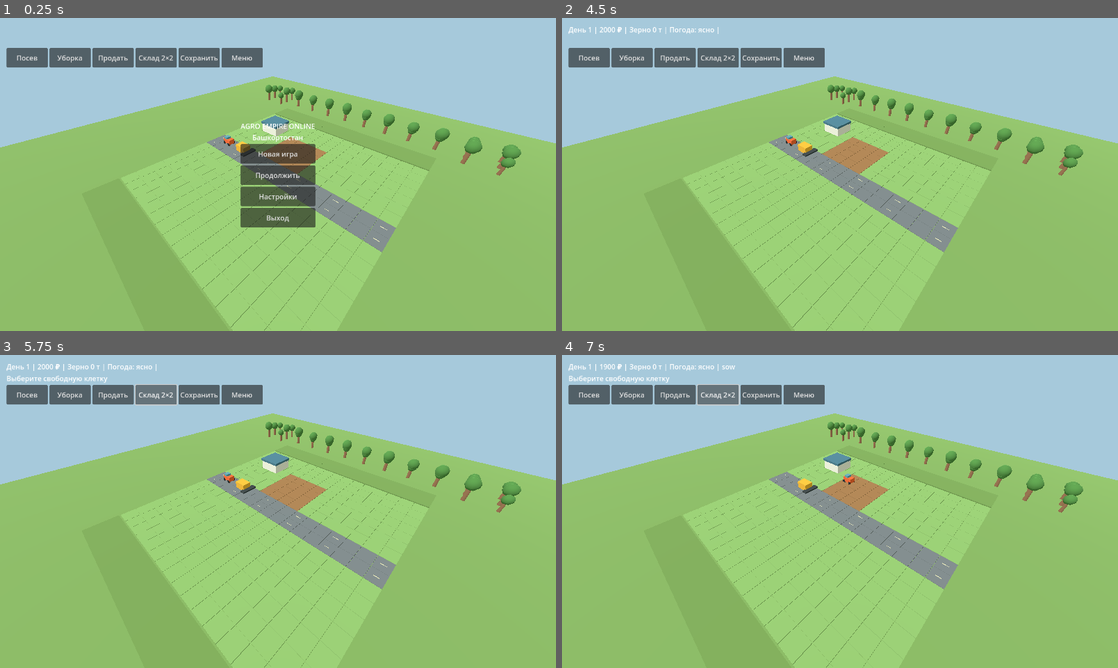
Above: before the commit, frames 1-4 (two rows, left to right).
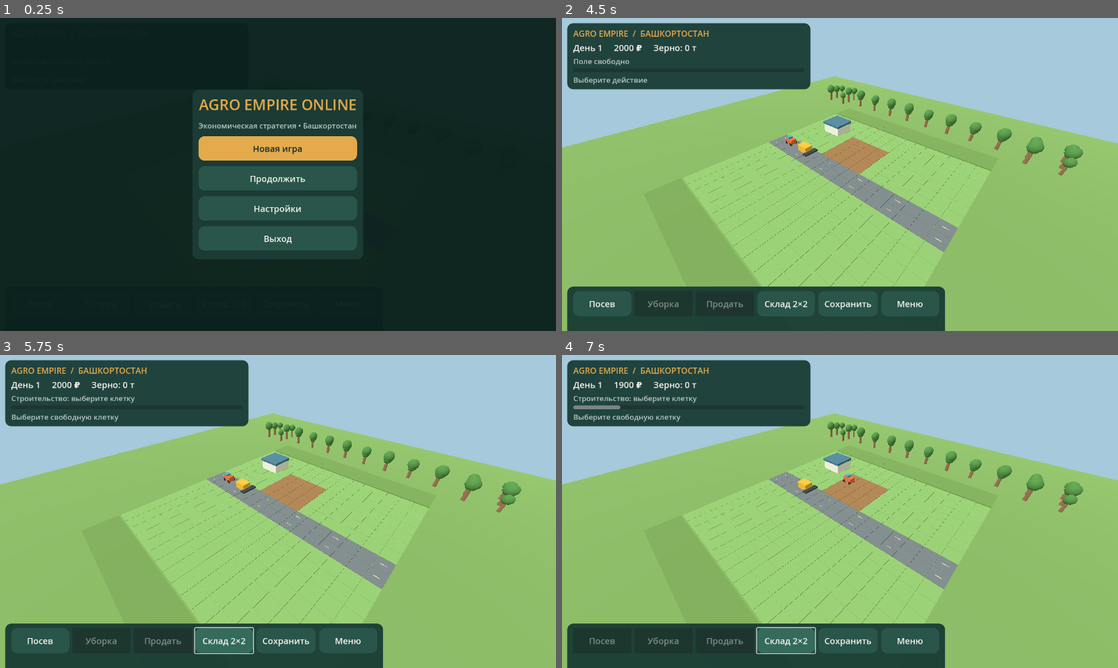
Above: after the commit, the same moments.

Repository: maillunex-lang/fermabash
Game: Godot game, scene res://scenes/Main.tscn
The game is run twice, just before and just after one commit, with the same random seed, the same clock (stepped at 60 frames per second) and the same inputs.
Inputs:
- Up to frame 1 (0.25 s): no input
- Up to frame 2 (4.5 s): click "Посев" at 0.5 s; click "Уборка" at 1.25 s; click "Продать" at 2 s; click "Сохранить" at 2.75 s; click "Меню" at 3.5 s; click "Продолжить" at 4.25 s
- Up to frame 3 (5.75 s): click "Склад 2×2" at 5 s
- Up to frame 4 (7 s): click "Посев" at 5.75 s; click "Склад 2×2" at 6.5 s

The runs differ from the first frame. In frame 1, 100% of the frame differs, in the area x 0-100%, y 0-100%; in frame 2, 19%; in frame 3, 19%; in frame 4, 19%.

Commit message:
feat: stage 2.2 responsive Russian game interface
* feat(stage2.2): add adaptive Russian strategy HUD and menu

* feat(stage2.2): wire Russian HUD and menu to existing gameplay

* fix(stage2.2): explicit UI stage label type

* fix(stage2.2): avoid resizing full-anchor menu overlay

* test(stage2.2): verify Russian UI actions menu and save continuity

* ci(stage2.2): add UI regression test to CI and Android build

* ci(stage2.2): add UI regression test to CI and Android build

* docs(stage2.2): record interface scope tests and remaining device checks

Diff:
--- a/scripts/main.gd
+++ b/scripts/main.gd
@@ -6,6 +6,7 @@
 const GameClock = preload("res://scripts/systems/game_clock.gd")
 const FarmEnvironment = preload("res://scripts/visuals/farm_environment.gd")
 const StrategyCamera = preload("res://scripts/camera/strategy_camera.gd")
+const GameUI = preload("res://scripts/ui/game_ui.gd")
 var elapsed_seconds := 0.0
 var cash := 2000
 var grain := 0
@@ -20,7 +21,7 @@
 var cam: Camera3D
 var hud: Label
 var status: Label
-var menu: CenterContainer
+var game_ui: CanvasLayer
 var tractor: Node3D
 var harvester: Node3D
 var camera_rig = StrategyCamera.new()
@@ -48,50 +49,28 @@
  add_child(cam)
  cam.current = true
  _camera()
- var ui := CanvasLayer.new()
- ui.name = "GameUI"
- add_child(ui)
- var root := Control.new()
- root.set_anchors_and_offsets_preset(Control.PRESET_FULL_RECT)
- ui.add_child(root)
- var panel := VBoxContainer.new()
- panel.position = Vector2(15,15)
- root.add_child(panel)
- hud = Label.new()
- panel.add_child(hud)
- status = Label.new()
- panel.add_child(status)
- var actions := HBoxContainer.new()
- panel.add_child(actions)
- _button(actions,"Посев",func(): _job("sow"))
- _button(actions,"Уборка",func(): _job("harvest"))
- _button(actions,"Продать",_sell)
- _button(actions,"Склад 2×2",_start_build)
- _button(actions,"Сохранить",_save)
- _button(actions,"Меню",_menu)
+ game_ui = GameUI.new()
+ add_child(game_ui)
+ hud = game_ui.stats
+ status = game_ui.message
+ game_ui.action_requested.connect(_ui_action)
  _draw()
  _menu()
-func _button(parent: Node,label: String,callback: Callable) -> void:
- var b := Button.new()
- b.text = label
- b.custom_minimum_size = Vector2(95,45)
- parent.add_child(b)
- b.pressed.connect(callback)
+func _ui_action(action: String) -> void:
+ match action:
+  "sow": _job("sow")
+  "harvest": _job("harvest")
+  "sell": _sell()
+  "build": _start_build()
+  "save": _save()
+  "menu": _menu()
+  "new": _new()
+  "continue": _continue()
+  "settings": status.text = "Звук выключен. Настройки появятся позже."
+  "quit": get_tree().quit()
 func _menu() -> void:
  running = false
- menu = CenterContainer.new()
- menu.set_anchors_and_offsets_preset(Control.PRESET_FULL_RECT)
- get_node("GameUI").add_child(menu)
- var box := VBoxContainer.new()
- menu.add_child(box)
- var title := Label.new()
- title.text = "AGRO EMPIRE ONLINE\nБашкортостан"
- title.horizontal_alignment = HORIZONTAL_ALIGNMENT_CENTER
- box.add_child(title)
- _button(box,"Новая игра",func(): _new())
- _button(box,"Продолжить",_continue)
- _button(box,"Настройки",func(): status.text = "Звук: выключен")
- _button(box,"Выход",func(): get_tree().quit())
+ game_ui.show_menu()
 func _continue() -> void:
  if FileAccess.file_exists(SAVE):
   _load()
@@ -99,7 +78,7 @@
  else:
   _new()
 func _close() -> void:
- menu.queue_free()
+ game_ui.hide_menu()
  running = true
 func _new() -> void:
  cash = 2000
@@ -205,7 +184,7 @@
    progress = 0.0
    status.text = "Пшеница созрела"
    _draw()
- hud.text = "День %d | %d ₽ | Зерно %d т | Погода: ясно | %s" % [day,cash,grain,job]
+ game_ui.update_hud(day,cash,grain,stage,job,progress,build)
 func _camera() -> void:
  camera_rig.apply(cam)
 func _pick_cell(position: Vector2) -> void:
--- /dev/null
+++ b/scripts/ui/game_ui.gd
@@ -0,0 +1,150 @@
+extends CanvasLayer
+## Russian-language adaptive HUD and menu. All game actions are emitted as signals.
+signal action_requested(action: String)
+var stats: Label
+var message: Label
+var task: Label
+var progress_bar: ProgressBar
+var menu_overlay: ColorRect
+var menu_buttons: Dictionary = {}
+var action_buttons: Dictionary = {}
+var info_panel: PanelContainer
+var actions_panel: PanelContainer
+var title_label: Label
+var main_root: Control
+
+const BG := Color("132b28")
+const PANEL := Color("183a34",0.94)
+const ACCENT := Color("e4aa4b")
+const TEXT := Color("f5f2e9")
+const MUTED := Color("b8c9c1")
+
+func _ready() -> void:
+ name = "GameUI"
+ main_root = Control.new()
+ main_root.set_anchors_and_offsets_preset(Control.PRESET_FULL_RECT)
+ add_child(main_root)
+ _make_hud()
+ _make_menu()
+ get_viewport().size_changed.connect(_layout)
+ _layout()
+
+func _style(bg: Color, radius: int = 14) -> StyleBoxFlat:
+ var style := StyleBoxFlat.new()
+ style.bg_color = bg
+ style.set_corner_radius_all(radius)
+ style.content_margin_left = 14
+ style.content_margin_right = 14
+ style.content_margin_top = 10
+ style.content_margin_bottom = 10
+ return style
+
+func _label(text_value: String, size: int, color: Color = TEXT) -> Label:
+ var label := Label.new()
+ label.text = text_value
+ label.add_theme_font_size_override("font_size",size)
+ label.add_theme_color_override("font_color",color)
+ return label
+
+func _button(parent: Node, label: String, action: String, primary := false) -> Button:
+ var button := Button.new()
+ button.text = label
+ button.custom_minimum_size = Vector2(120,56)
+ button.add_theme_font_size_override("font_size",20)
+ button.add_theme_color_override("font_color",BG if primary else TEXT)
+ button.add_theme_stylebox_override("normal",_style(ACCENT if primary else Color("29554a")))
+ button.add_theme_stylebox_override("hover",_style(Color("f0c476") if primary else Color("346b5b")))
+ button.add_theme_stylebox_override("pressed",_style(Color("b88533") if primary else Color("1d473d")))
+ button.pressed.connect(func(): action_requested.emit(action))
+ parent.add_child(button)
+ return button
+
+func _make_hud() -> void:
+ info_panel = PanelContainer.new()
+ info_panel.add_theme_stylebox_override("panel",_style(PANEL))
+ main_root.add_child(info_panel)
+ var info := VBoxContainer.new()
+ info.add_theme_constant_override("separation",5)
+ info_panel.add_child(info)
+ var brand := _label("AGRO EMPIRE  /  БАШКОРТОСТАН",19,ACCENT)
+ info.add_child(brand)
+ stats = _label("",20)
+ info.add_child(stats)
+ task = _label("Хозяйство готово к работе",17,MUTED)
+ info.add_child(task)
+ progress_bar = ProgressBar.new()
+ progress_bar.custom_minimum_size.y = 9
+ progress_bar.show_percentage = false
+ progress_bar.value = 0
+ info.add_child(progress_bar)
+ message = _label("Выберите действие",17,MUTED)
+ info.add_child(message)
+ actions_panel = PanelContainer.new()
+ actions_panel.add_theme_stylebox_override("panel",_style(PANEL))
+ main_root.add_child(actions_panel)
+ var flow := GridContainer.new()
+ flow.columns = 3
+ flow.add_theme_constant_override("h_separation",8)
+ flow.add_theme_constant_override("v_separation",8)
+ actions_panel.add_child(flow)
+ for entry in [
+  ["Посев","sow"],["Уборка","harvest"],["Продать","sell"],
+  ["Склад 2×2","build"],["Сохранить","save"],["Меню","menu"]
+ ]:
+  action_buttons[entry[1]] = _button(flow,entry[0],entry[1])
+
+func _make_menu() -> void:
+ menu_overlay = ColorRect.new()
+ menu_overlay.color = Color("0a201d",0.96)
+ menu_overlay.set_anchors_and_offsets_preset(Control.PRESET_FULL_RECT)
+ main_root.add_child(menu_overlay)
+ var center := CenterContainer.new()
+ center.set_anchors_and_offsets_preset(Control.PRESET_FULL_RECT)
+ menu_overlay.add_child(center)
+ var panel := PanelContainer.new()
+ panel.custom_minimum_size = Vector2(360,390)
+ panel.add_theme_stylebox_override("panel",_style(Color("1b3b34")))
+ center.add_child(panel)
+ var box := VBoxContainer.new()
+ box.add_theme_constant_override("separation",13)
+ panel.add_child(box)
+ title_label = _label("AGRO EMPIRE ONLINE",30,ACCENT)
+ title_label.horizontal_alignment = HORIZONTAL_ALIGNMENT_CENTER
+ box.add_child(title_label)
+ var subtitle := _label("Экономическая стратегия • Башкортостан",17,MUTED)
+ subtitle.horizontal_alignment = HORIZONTAL_ALIGNMENT_CENTER
+ box.add_child(subtitle)
+ for entry in [
+  ["Новая игра","new"],["Продолжить","continue"],
+  ["Настройки","settings"],["Выход","quit"]
+ ]:
+  menu_buttons[entry[1]] = _button(box,entry[0],entry[1],entry[1] == "new")
+
+func _layout() -> void:
+ var viewport := get_viewport().get_visible_rect().size
+ var compact := viewport.x < 900
+ info_panel.position = Vector2(12,12)
+ info_panel.size = Vector2(minf(viewport.x-24,560 if not compact else viewport.x-24),0)
+ actions_panel.position = Vector2(12,viewport.y-(188 if compact else 102))
+ actions_panel.size = Vector2(minf(viewport.x-24,510 if compact else 840),0)
+ var flow := actions_panel.get_child(0) as GridContainer
+ flow.columns = 3 if compact else 6
+ for button in action_buttons.values():
+  button.custom_minimum_size = Vector2(maxf(100,(actions_panel.size.x-38)/float(flow.columns)),52 if compact else 58)
+ title_label.add_theme_font_size_override("font_size",26 if compact else 34)
+
+func show_menu() -> void:
+ menu_overlay.visible = true
+func hide_menu() -> void:
+ menu_overlay.visible = false
+func set_status(value: String) -> void:
+ message.text = value
+func update_hud(day: int, cash: int, grain: int, stage: int, job: String, progress: float, building: bool) -> void:
+ stats.text = "День %d     %d ₽     Зерно: %d т" % [day,cash,grain]
+ var stage_name: String = ["Поле свободно","Посевы растут","Урожай созрел"][clampi(stage,0,2)]
+ task.text = ("Строительство: выберите клетку" if building else ("Работа: "+("посев" if job == "sow" else "уборка") if job != "" else stage_name))
+ progress_bar.value = clampf(progress*100.0,0.0,100.0)
+ action_buttons["sow"].disabled = job != "" or stage != 0 or cash < 100
+ action_buttons["harvest"].disabled = job != "" or stage != 2
+ action_buttons["sell"].disabled = grain <= 0
+ action_buttons["build"].disabled = cash < 900
--- /dev/null
+++ b/tests/ui.gd
@@ -0,0 +1,30 @@
+extends SceneTree
+func _initialize() -> void:
+ call_deferred("_test")
+func _test() -> void:
+ var scene = load("res://scenes/Main.tscn").instantiate()
+ root.add_child(scene)
+ await process_frame
+ assert(scene.game_ui != null)
+ assert(scene.game_ui.menu_overlay.visible)
+ assert(scene.game_ui.action_buttons.size() == 6)
+ assert(scene.game_ui.menu_buttons.size() == 4)
+ scene.game_ui.action_requested.emit("new")
+ assert(scene.running)
+ assert(not scene.game_ui.menu_overlay.visible)
+ scene.game_ui.action_requested.emit("sow")
+ assert(scene.cash == 1900)
+ assert(scene.job == "sow")
+ scene.game_ui.update_hud(scene.day,scene.cash,scene.grain,scene.stage,scene.job,scene.progress,false)
+ assert(scene.game_ui.action_buttons["sow"].disabled)
+ assert(scene.game_ui.action_buttons["harvest"].disabled)
+ scene.game_ui.action_requested.emit("save")
+ assert(FileAccess.file_exists(scene.SAVE))
+ scene.game_ui.action_requested.emit("menu")
+ assert(not scene.running)
+ assert(scene.game_ui.menu_overlay.visible)
+ scene.game_ui.action_requested.emit("continue")
+ assert(scene.running)
+ assert(scene.cash == 1900)
+ print("UI_TEST_PASS")
+ quit()
Not shown, added: docs/STAGE_2_2.md
Not shown, changed: tools/build_android_on_vps.sh
